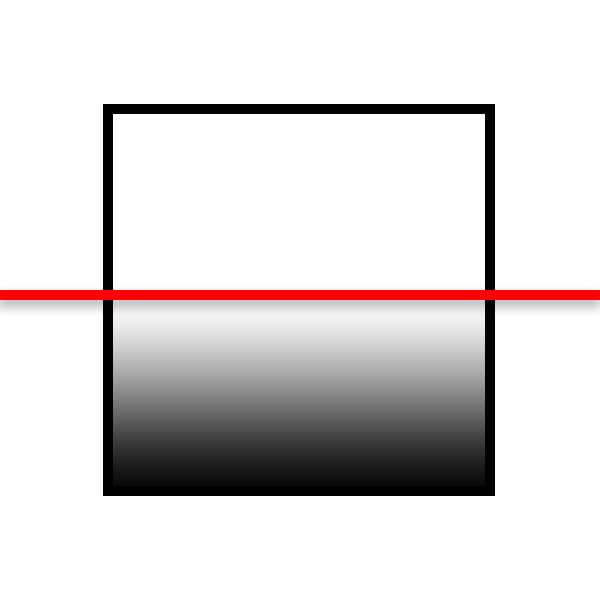
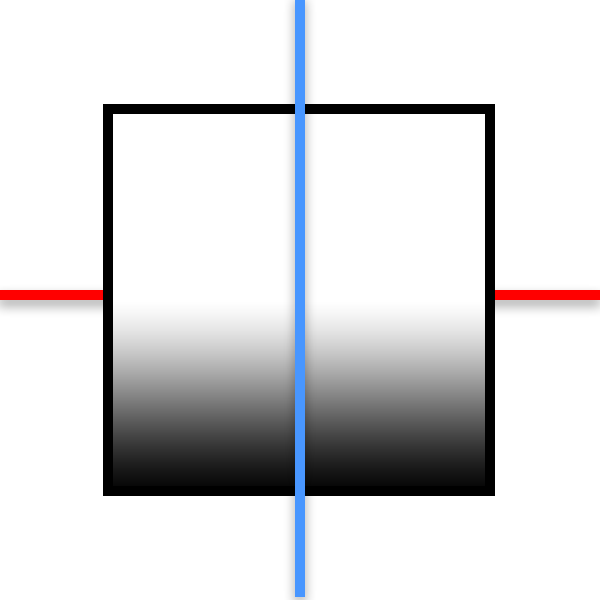
The second 600px x 600px image is a revision of the first. Changes to its layers:
added group "test-region-blue" with 2 layers above "test-region-red" over [103, 0, 495, 597]
added layer "Rectangle 2" (1st of 2, in "test-region-blue") in group "test-region-blue" over [295, 0, 305, 597]
added layer "Rectangle 1" (1st of 2, in "test-region-blue") in group "test-region-blue" over [103, 104, 495, 496]
